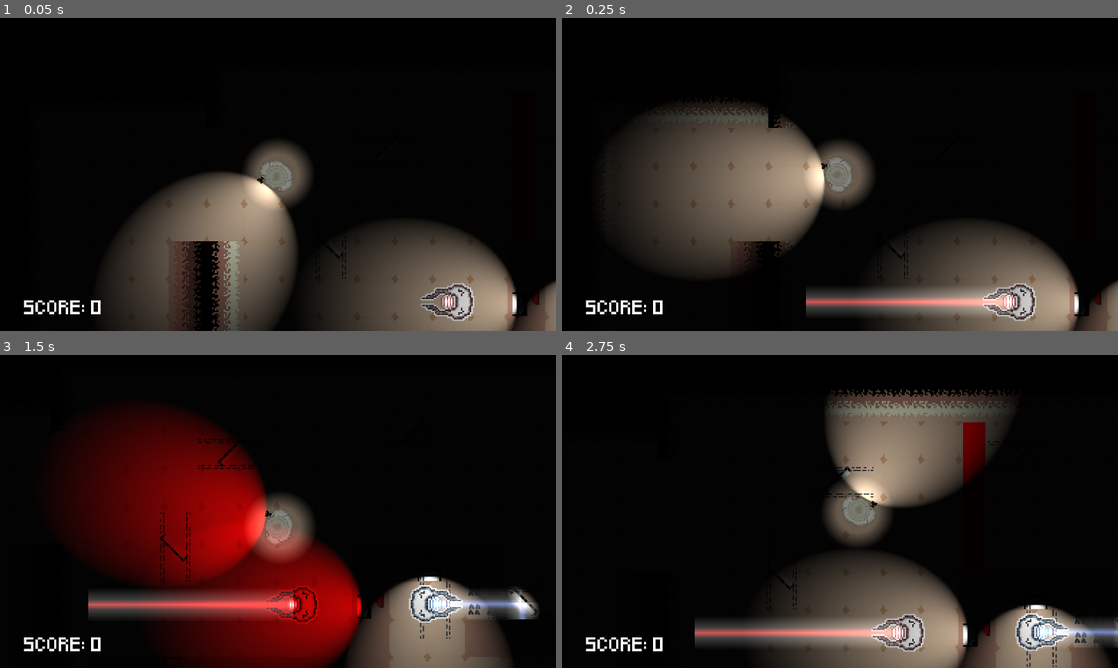
Above: before the commit, frames 1-4 (two rows, left to right).
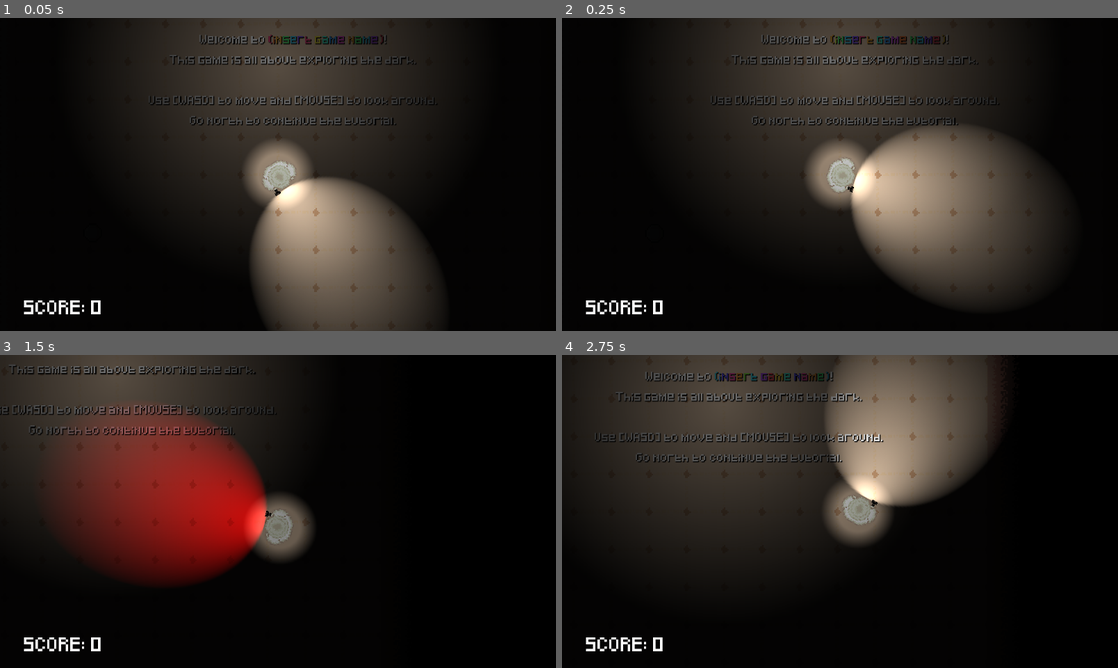
Above: after the commit, the same moments.

Repository: ToumaKamijou/Game-Making-A3
Game: Godot game, scene res://scenes/game_controller.tscn
Same seed, same stepped clock (60 frames per second), same inputs: the game is played once before the commit and once after it.
Inputs (mouse positions are in pixels of both pictures, inside the frame that each line leads up to):
- Up to frame 1 (0.05 s): no input
- Up to frame 2 (0.25 s): no input
- Up to frame 3 (1.5 s): tap Enter at 0.5 s; move the mouse to (400, 495) at 0.52 s; hold D (move_right) 0.53-1.28 s; hold Space (change_flash_color) 0.53-1.28 s; move the mouse to (166, 527) at 1.27 s; hold S (move_down) from 1.28 s (still down); tap F (interact) at 1.35 s
- Up to frame 4 (2.75 s): move the mouse to (895, 442) at 2.02 s; release S (move_down) at 2.03 s; hold D (move_right) from 2.03 s (still down); tap R at 2.1 s

The runs differ from the first frame. In frame 1, 53% of the frame differs, in the area x 19-100%, y 0-100%; in frame 2, 57%, in the area x 8-100%, y 0-100%; in frame 3, 45%; in frame 4, 50%.

Commit message:
Level layout

Diff:
--- a/a-3-game/scenes/2D/levels/color_levels.tscn
+++ b/a-3-game/scenes/2D/levels/color_levels.tscn
@@ -215,12 +215,12 @@
 
 [node name="Floor" type="TileMapLayer" parent="TileMapControl"]
 texture_filter = 1
-tile_map_data = PackedByteArray("AAD9/wAAAAABAAEAAAD+/wAAAAA …(6319 unchanged characters)… ABAAEAAADl//z/AAABAAEAAADl//3/AAABAAEAAAA=")
+tile_map_data = PackedByteArray("AAD9/wAAAAABAAEAAAD+/wAAAAA …(6319 unchanged characters)… ABAAEAAADl//z/AAABAAEAAADl//3/AAABAAEAAADg//v/AAABAAEAAADg//z/AAABAAEAAADg//3/AAABAAEAAAA=")
 tile_set = SubResource("TileSet_dtlax")
 
 [node name="Walls" type="TileMapLayer" parent="TileMapControl"]
 texture_filter = 1
-tile_map_data = PackedByteArray("AAAEAAAAAAAHAAYAAAAEAPz/AAA …(2483 unchanged characters)… cAAADg//n/AAAFAAYAAADg//r/AAAFAAYAAADg//v/AAAFAAYAAADg//z/AAAFAAYAAADg//3/AAAFAAYAAADg//7/AAAFAAYAAADg////AAAFAAYAAADg//j/AAAFAA …(88 unchanged characters)…
+tile_map_data = PackedByteArray("AAAEAAAAAAAHAAYAAAAEAPz/AAA …(2483 unchanged characters)… cAAADg//n/AAAFAAYAAADg//r/AAAFAAYAAADg//7/AAAFAAYAAADg////AAAFAAYAAADg//j/AAAFAA …(88 unchanged characters)…
 tile_set = SubResource("TileSet_2mk2c")
 
 [node name="StaticLightContainer" type="Node2D" parent="."]
--- a/a-3-game/scenes/2D/levels/static_lights_level.tscn
+++ b/a-3-game/scenes/2D/levels/static_lights_level.tscn
@@ -365,7 +365,7 @@
 z_index = 1
 texture_filter = 1
 scale = Vector2(2, 2)
-tile_map_data = PackedByteArray("AAAOAAkAAAAGAAYAAAANAAkAAAA …(6959 unchanged characters)… AGAAcAAADp/wgAAAAGAAcAAADo/wgAAAAGAAcAAAA=")
+tile_map_data = PackedByteArray("AAAOAAkAAAAGAAYAAAANAAkAAAA …(6959 unchanged characters)… AGAAcAAADp/wgAAAAGAAcAAADo/wgAAAAGAAcAAADn/wQAAAAFAAYAAADn/wUAAAAFAAYAAADn/wYAAAAFAAYAAAA=")
 tile_set = SubResource("TileSet_vigiv")
 
 [node name="Spikes" type="TileMapLayer" parent="TileMapControl"]
--- a/a-3-game/scenes/game_controller.tscn
+++ b/a-3-game/scenes/game_controller.tscn
@@ -19,21 +19,24 @@
 [node name="ViewportMover" type="Node2D" parent="."]
 
 [node name="Player" parent="ViewportMover" instance=ExtResource("1_ts4rt")]
-position = Vector2(1815, -4356)
 
 [node name="Fog" type="CanvasModulate" parent="ViewportMover"]
 script = ExtResource("2_rc0pn")
 
 [node name="TutorialArea" parent="ViewportMover" instance=ExtResource("1_vc4nx")]
+metadata/_edit_lock_ = true
 
 [node name="Glass Level" parent="ViewportMover" instance=ExtResource("8_h0hye")]
 position = Vector2(1768, -4472)
+metadata/_edit_lock_ = true
 
 [node name="ColorLevels" parent="ViewportMover" instance=ExtResource("7_1awvl")]
-position = Vector2(-2233, -3119)
+position = Vector2(208, -3172)
+metadata/_edit_lock_ = true
 
 [node name="StaticLightsLevel" parent="ViewportMover" instance=ExtResource("4_burlk")]
-position = Vector2(-673, -3483)
+position = Vector2(-2600, -3588)
+metadata/_edit_lock_ = true
 
 [node name="CheckpointManager" type="Node2D" parent="ViewportMover"]
 script = ExtResource("7_burlk")
